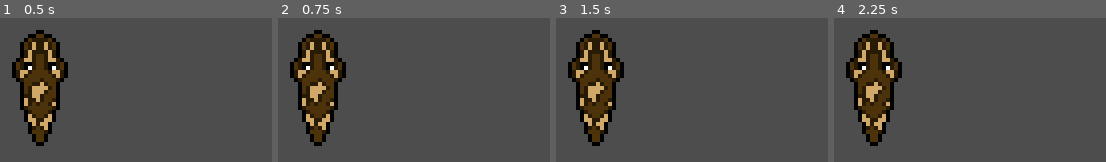
Above: before the commit, frames 1-4 (left to right).
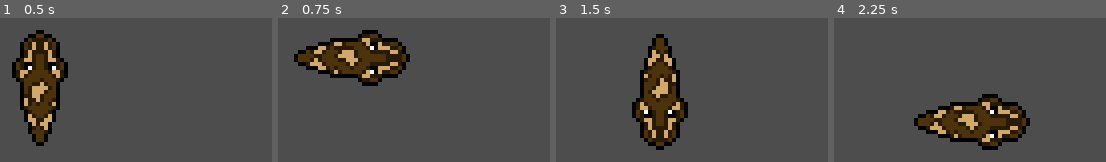
Above: after the commit, the same moments.

Repository: B-nce/Snake
Game: Godot game, scene res://scenes/test_scene/test_scene.tscn
The game is run twice, just before and just after one commit, with the same random seed, the same clock (stepped at 60 frames per second) and the same inputs.
Inputs:
- Up to frame 1 (0.5 s): no input
- Up to frame 2 (0.75 s): tap Enter at 0.5 s; hold Right (right) from 0.53 s (still down)
- Up to frame 3 (1.5 s): tap Space at 1.25 s; release Right (right) at 1.28 s; hold Down (down) from 1.28 s (still down)
- Up to frame 4 (2.25 s): tap Enter at 2 s; release Down (down) at 2.03 s; hold Right (right) from 2.03 s (still down)

Frame 1 is identical in both runs. In frame 2, 17% of the frame differs, in the area x 4-49%, y 8-89%; in frame 3, 21%, in the area x 4-49%, y 8-92%; in frame 4, 21%.

Commit message:
Added texture, rotation and position update functions to player script

Diff:
--- a/snake/scenes/player/player.gd
+++ b/snake/scenes/player/player.gd
@@ -16,6 +16,7 @@
 
 
 func _input(event: InputEvent) -> void:
+	#move()
 	if event.is_action_pressed("up"):
 		if(direction == Constants.ROTATION_LEFT or direction == Constants.ROTATION_RIGHT):
 			direction = Constants.ROTATION_UP
@@ -36,7 +37,7 @@
 
 func _add_body_part(part_position: Vector2, type: SnakeSpriteTypes.Type, with_collision: bool = true) -> void:
 	var new_part: BodyPart = BodyPart.new(sprite_file_path, part_position, type)
-	$BodyParts.add_child(new_part)
+	%BodyParts.add_child(new_part)
 
 	if(with_collision):
 		var shape: RectangleShape2D = RectangleShape2D.new()
@@ -47,10 +48,9 @@
 
 
 func move() -> void:
-	#first move the snake
+	move_snake()#first move the snake
 	#then add body part
-	#then set new sprite types and rotations
-	move_and_slide()
+	correct_snake_sprites()#then set new sprite types and rotations
 
 
 func _on_timer_timeout() -> void:
@@ -58,3 +58,54 @@
 
 func take_damage() -> void:
 	health_points -= 1
+
+
+func move_snake() -> void:
+	var head: Sprite2D = %BodyParts.get_child(0)
+	var prev_position: Vector2 = head.position
+	var temp_position: Vector2 = head.position
+	head.position += Vector2(0,-1).rotated(direction) * Constants.SPRITE_SIZE
+	var body_part_array: Array[Node] = %BodyParts.get_children()
+	body_part_array.remove_at(0)
+	for body_part: Sprite2D in body_part_array:
+		temp_position = body_part.position
+		body_part.position = prev_position
+		prev_position = temp_position
+
+
+func add_snake_part() -> void:
+	pass#TODO
+
+
+func correct_snake_sprites() -> void:
+	var head: Sprite2D = %BodyParts.get_child(0)
+	var prev_position: Vector2 = head.position
+	var temp_position: Vector2 = head.position
+	head.rotation = 0
+	head.rotate(direction)
+	var body_part_array: Array[Node] = %BodyParts.get_children()
+	body_part_array.remove_at(0)
+
+	var tail: Sprite2D = body_part_array.pop_at(-1)
+	tail._set_sprite_type(SnakeSpriteTypes.Type.TAIL)
+	var new_direction: Vector2
+	if body_part_array.is_empty():
+		new_direction =  head.position - tail.position
+	else:
+		new_direction = body_part_array[-1].position - tail.position
+	tail.rotation = 0
+	tail.rotate(new_direction.angle() + PI/2)
+
+	body_part_array = %BodyParts.get_children()
+	for n in range(1,body_part_array.size() - 1):
+		if (body_part_array[n - 1].position - body_part_array[n + 1].position).x == 0 or (body_part_array[n - 1].position - body_part_array[n + 1].position).y == 0:
+			body_part_array[n]._set_sprite_type(SnakeSpriteTypes.Type.BODY_STRAIGHT)
+			new_direction = body_part_array[n - 1].position - body_part_array[n].position
+			body_part_array[n].rotation = 0
+			body_part_array[n].rotate(new_direction.angle() + PI/2)
+		else:
+			#TODO needs mirroring in certain scenarios, also needs testing
+			body_part_array[n]._set_sprite_type(SnakeSpriteTypes.Type.BODY_TURN)
+			new_direction = body_part_array[n - 1].position - body_part_array[n].position
+			body_part_array[n].rotation = 0
+			body_part_array[n].rotate(new_direction.angle() + PI)
--- a/snake/scenes/player/player.tscn
+++ b/snake/scenes/player/player.tscn
@@ -14,3 +14,4 @@
 shape = SubResource("RectangleShape2D_8afob")
 
 [node name="BodyParts" type="Node2D" parent="."]
+unique_name_in_owner = true
--- a/snake/scenes/snake_body/snake_body.tscn
+++ b/snake/scenes/snake_body/snake_body.tscn
@@ -1,9 +1,6 @@
-[gd_scene load_steps=6 format=3 uid="uid://7q465atragqy"]
+[gd_scene load_steps=3 format=3 uid="uid://7q465atragqy"]
 
-[ext_resource type="Texture2D" uid="uid://cftylin82p67e" path="res://assets/sprites/ball_python_body_straight.png" id="1_3sbvb"]
 [ext_resource type="Script" uid="uid://chmswtms1u7fd" path="res://scenes/snake_body/snake_body.gd" id="1_jyhgw"]
-[ext_resource type="Texture2D" uid="uid://bwcnp6as1looc" path="res://assets/sprites/ball_python_body_turn.png" id="2_jyhgw"]
-[ext_resource type="Texture2D" uid="uid://cw8s4fbkof8x2" path="res://assets/sprites/ball_python_tail.png" id="3_3sbvb"]
 
 [sub_resource type="RectangleShape2D" id="RectangleShape2D_ubm33"]
 size = Vector2(16, 16)
@@ -18,16 +15,13 @@
 
 [node name="BallPythonBodyStraight" type="Sprite2D" parent="."]
 texture_filter = 1
-texture = ExtResource("1_3sbvb")
 
 [node name="BallPythonBodyTurn" type="Sprite2D" parent="."]
 visible = false
 texture_filter = 1
-texture = ExtResource("2_jyhgw")
 
 [node name="BallPythonTail" type="Sprite2D" parent="."]
 visible = false
 texture_filter = 1
-texture = ExtResource("3_3sbvb")
 
 [connection signal="body_entered" from="." to="." method="_on_body_entered"]
